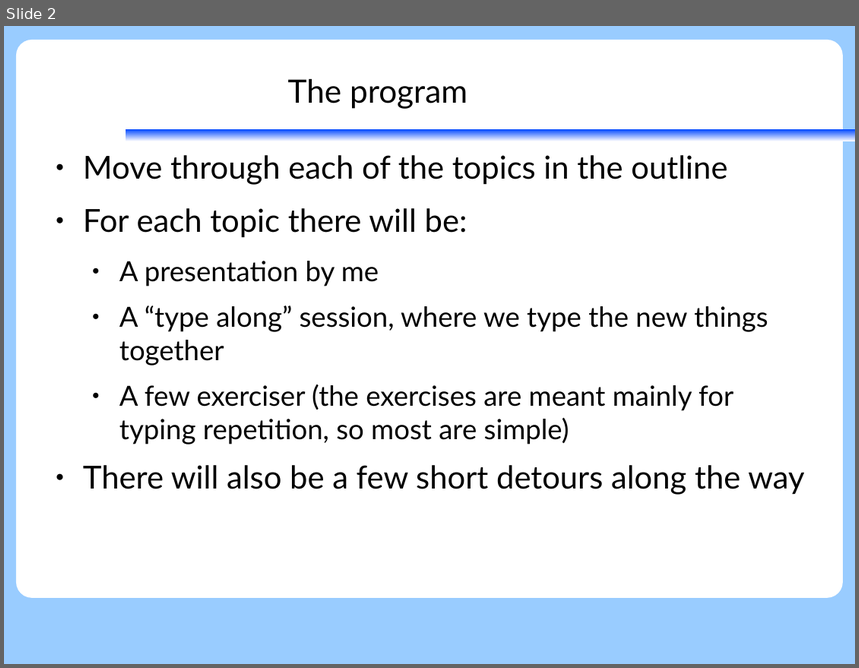
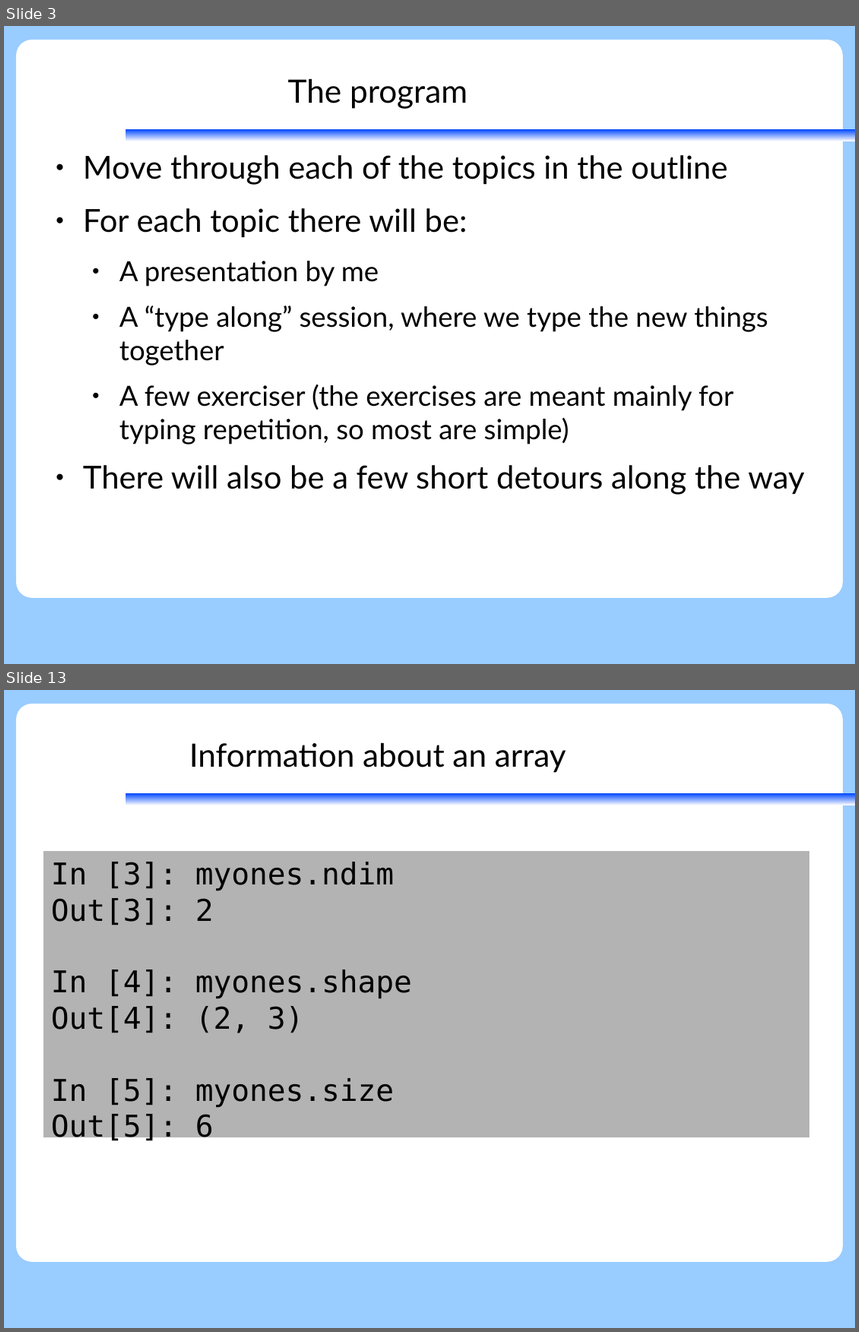
Before and after one commit to KennethNielsen/presentations, a slide deck: python/part2/numpy.odp. Shown one above the other, each under a label of ours: slide 2 before the commit, slides 3 and 13 after it; the slides between them are not shown. The pictures are 859x668 and 859x1332 pixels, drawn with LibreOffice and Linux fonts; fonts in the diff are those of the drawing; background and template pictures are left out. Boxes give left, top, right and bottom in pixels: in the first picture for what was removed or moved away, otherwise in the second. Text is boxed around its words. In the diff, an @@ line names an element or a change of style, - is before the commit and + after.

```diff
--- a/python/part2/numpy.odp
+++ b/python/part2/numpy.odp
@@ slide 13 added at (x1=4, y1=690, x2=855, y2=1328), background #99CCFF; not listed: 2 template elements that a slide beside it also shows @@
@@ title added at (x1=189, y1=742, x2=566, y2=773), 30 pt, text #000000 @@
+Information about an array
@@ rectangle added at (x1=44, y1=851, x2=810, y2=1138), fill #B3B3B3, 28 pt, text #000000 @@
+In [3]: myones.ndim
+Out[3]: 2
+In [4]: myones.shape
+Out[4]: (2, 3)
+In [5]: myones.size
+Out[5]: 6
@@ what was slide 2 is now slide 3 @@
```
Also in this commit, not shown: 1 slide changed, 50 other slides added, 2 other files.
